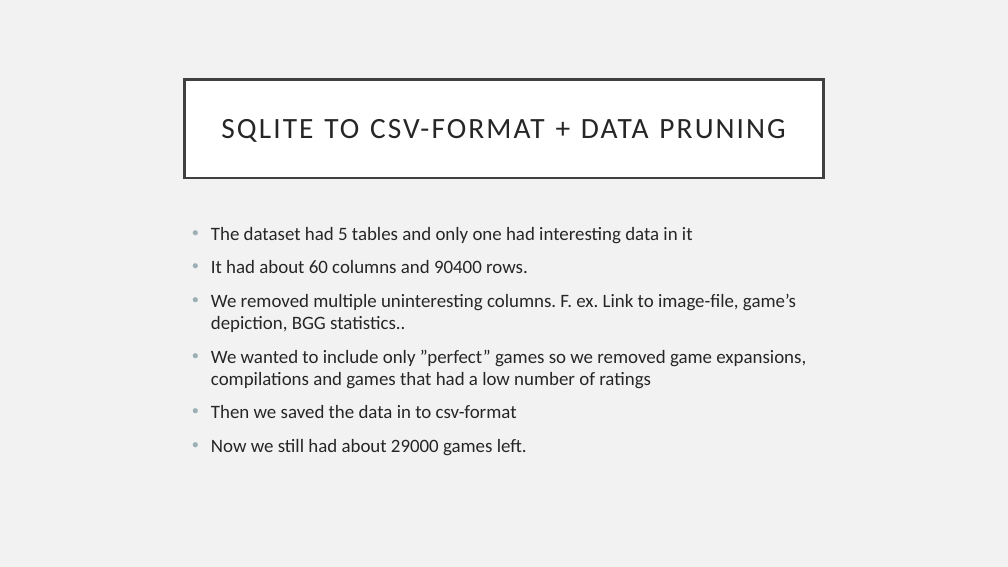
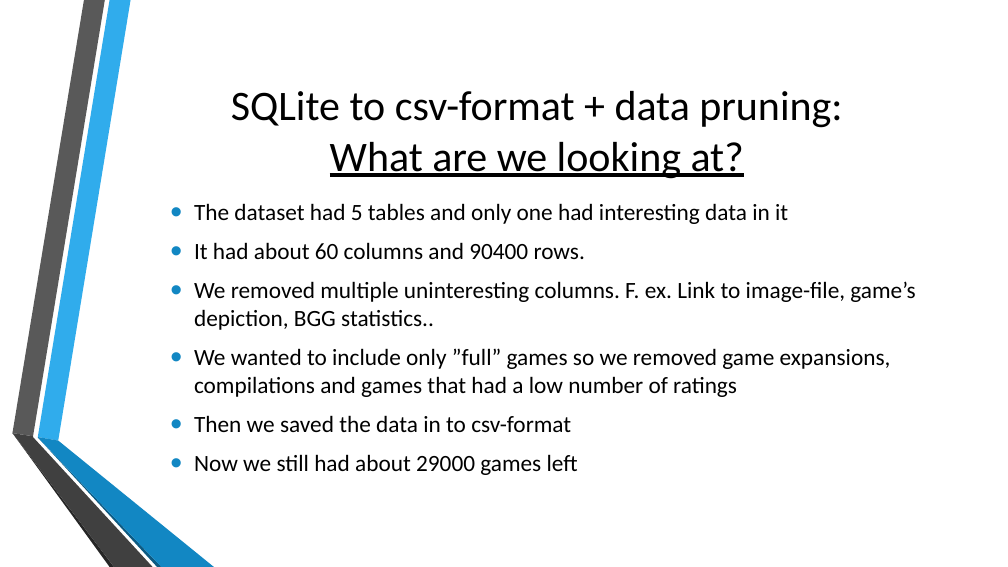
Before and after one commit to Kirasamah/GameDataMining, a slide deck: slide 4 of esitys/esitys.pptx. Drawn at 1008x567 pixels with LibreOffice and Linux fonts; fonts in the diff are those of the drawing; background and template pictures are left out. Boxes give left, top, right and bottom in pixels: in the first picture for what was removed or moved away, otherwise in the second. Text is boxed around its words. In the diff, an @@ line names an element or a change of style, - is before the commit and + after.

```diff
--- a/esitys/esitys.pptx
+++ b/esitys/esitys.pptx
@@ background #F2F2F2 to picture (left out) @@
@@ title "SQLite to csv-format + data ...": place and size @@
-title "SQLite to csv-format + data ..." at box(185, 79, 823, 178)
+title "SQLite to csv-format + data ..." at box(231, 91, 842, 179)
@@ title "SQLite to csv-format + data ..." at box(231, 91, 842, 179): fill #FFFFFF to none; outline #404040 2.5 pt to none @@
@@ title at box(231, 91, 842, 179): text changed; size 28 to 40 pt; text colour #262626 to #000000 @@
-SQLITE TO CSV-FORMAT + DATA PRUNING
+SQLite to csv-format + data pruning:
+What are we looking at?
@@ text "The dataset had 5 tables ...": place and size @@
-text "The dataset had 5 tables ..." at box(211, 227, 806, 456)
+text "The dataset had 5 tables ..." at box(194, 203, 915, 475)
@@ text "The dataset had 5 tables ..." at box(194, 203, 915, 475): vertical alignment top to middle @@
@@ text at box(194, 203, 915, 432): size 18 to 22.2 pt, text colour #262626 to #000000 in "The dataset had 5 tables and only ...", "It had about 60 columns and 90400 ...", "We removed multiple uninteresting columns. F. ex. ...", "Then we saved the data in to ..."; indent changed; bullet colour #9BAFB5 to #1287C3 @@
@@ text at box(194, 348, 891, 397): text changed; size 18 to 22.2 pt; text colour #262626 to #000000 @@
-• We wanted to include only ”perfect” games so we removed game expansions, compilations and games that had a low number of ratings
+• We wanted to include only ”full” games so we removed game expansions, compilations and games that had a low number of ratings
@@ group added at box(12, 0, 214, 567): 6 freeform shapes @@
@@ text at box(194, 454, 578, 475): text changed; size 18 to 22.2 pt; text colour #262626 to #000000 @@
-• Now we still had about 29000 games left.
+• Now we still had about 29000 games left
```
Also in this commit, not shown: 8 other slides changed, 4 slides added, 3 other files.
